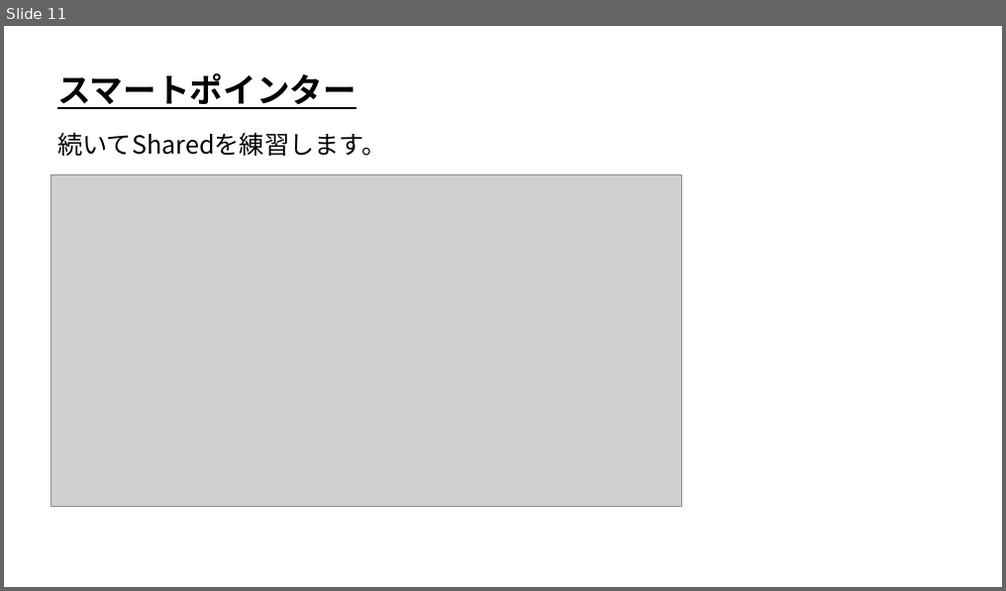
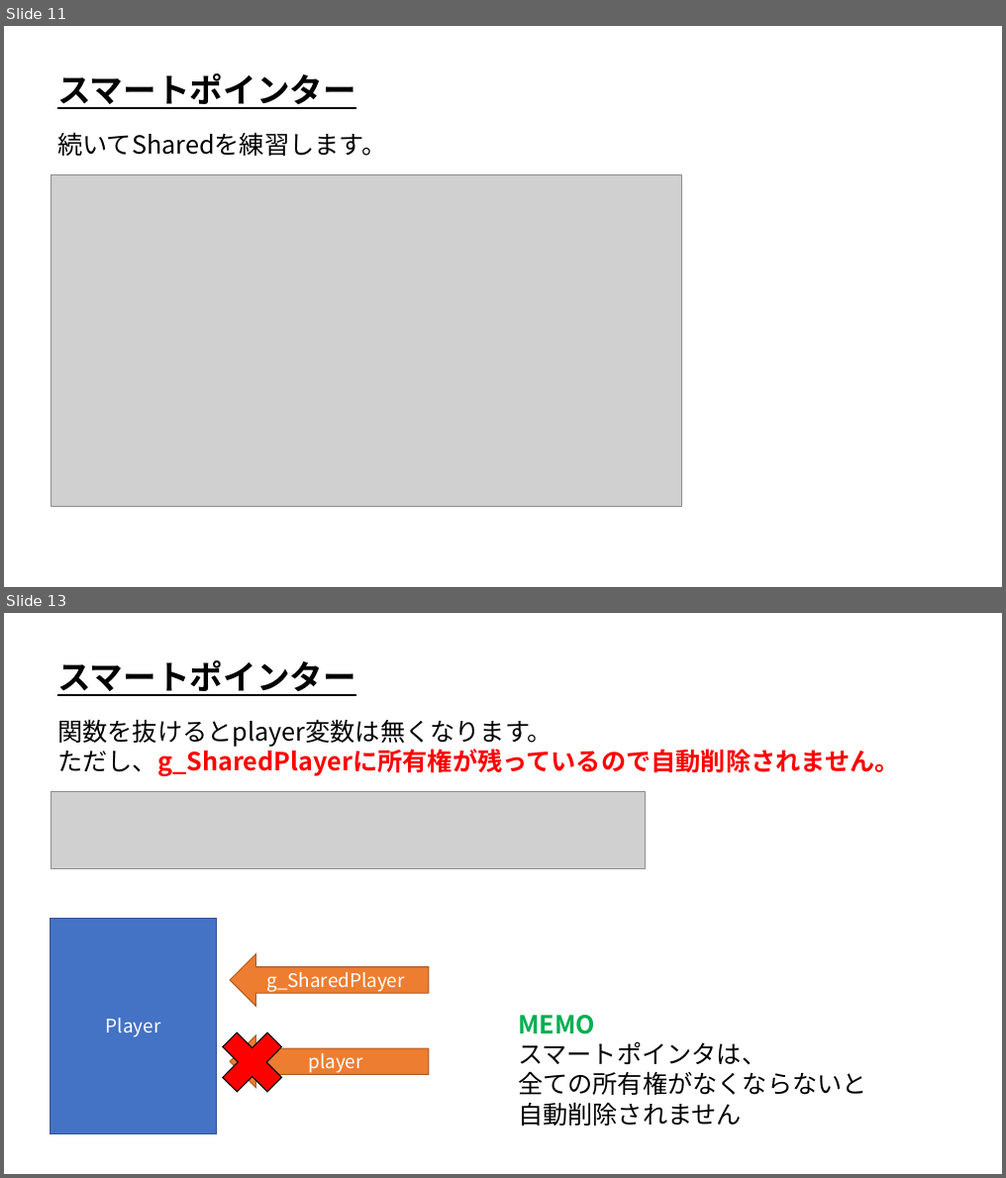
Before and after one commit to ArakiYusuke-Ohara/Textbook, a slide deck: ゲーム科1年/01_後期/プログラミングⅢ/23_スマートポインタ.pptx. Shown one above the other, each under a label of ours: slide 11 before the commit, slides 11 and 13 after it; the slides between them are not shown. The pictures are 1006x591 and 1006x1178 pixels, drawn with LibreOffice and Linux fonts; fonts in the diff are those of the drawing; grey boxes stand for pictures. Boxes give left, top, right and bottom in pixels: in the first picture for what was removed or moved away, otherwise in the second. Text is boxed around its words. In the diff, an @@ line names an element or a change of style, - is before the commit and + after.

```diff
--- a/ゲーム科1年/01_後期/プログラミングⅢ/23_スマートポインタ.pptx
+++ b/ゲーム科1年/01_後期/プログラミングⅢ/23_スマートポインタ.pptx
@@ slide 13 added at <box>4,613,1002,1174</box>, background #FFFFFF @@
@@ text added at <box>57,661,356,696</box>, 32 pt, text #000000, bold, underline @@
+スマートポインター
@@ text added at <box>57,719,899,776</box>, 24 pt, text #FF0000, bold @@
+関数を抜けるとplayer変数は無くなります。
+ただし、g_SharedPlayerに所有権が残っているので自動削除されません。
@@ picture added at <box>51,792,645,869</box> @@
@@ rectangle added at <box>51,919,217,1134</box>, fill #4472C4, outline #325491 1 pt, 18 pt, text #FFFFFF @@
+Player
@@ left arrow added at <box>230,955,430,1007</box>, fill #ED7D31, outline #AF5C24 1 pt, 18 pt, text #FFFFFF @@
+g_SharedPlayer
@@ cross added at <box>209,1020,295,1106</box>, fill #FF0000, outline #000000 1 pt @@
@@ text added at <box>518,1015,867,1126</box>, 24 pt, text #000000 @@
+MEMO
+スマートポインタは、
+全ての所有権がなくならないと
+自動削除されません
@@ left arrow added at <box>230,1036,430,1088</box>, fill #ED7D31, outline #AF5C24 1 pt, 18 pt, text #FFFFFF @@
+player
```
Also in this commit, not shown: 1 slide changed.
